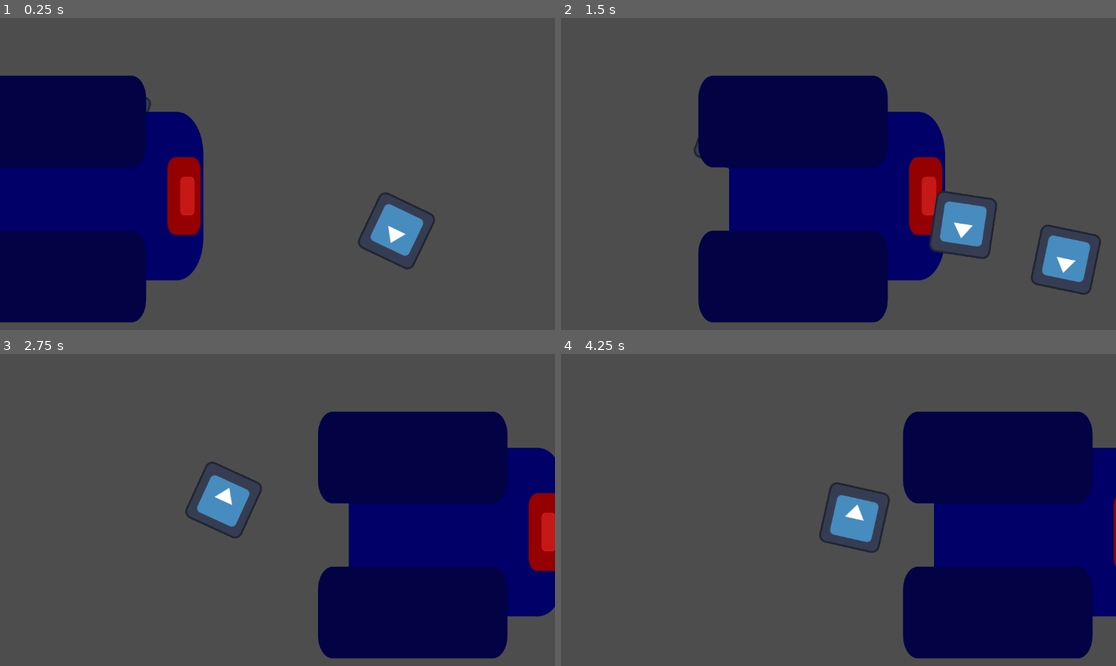
Above: before the commit, frames 1-4 (two rows, left to right).
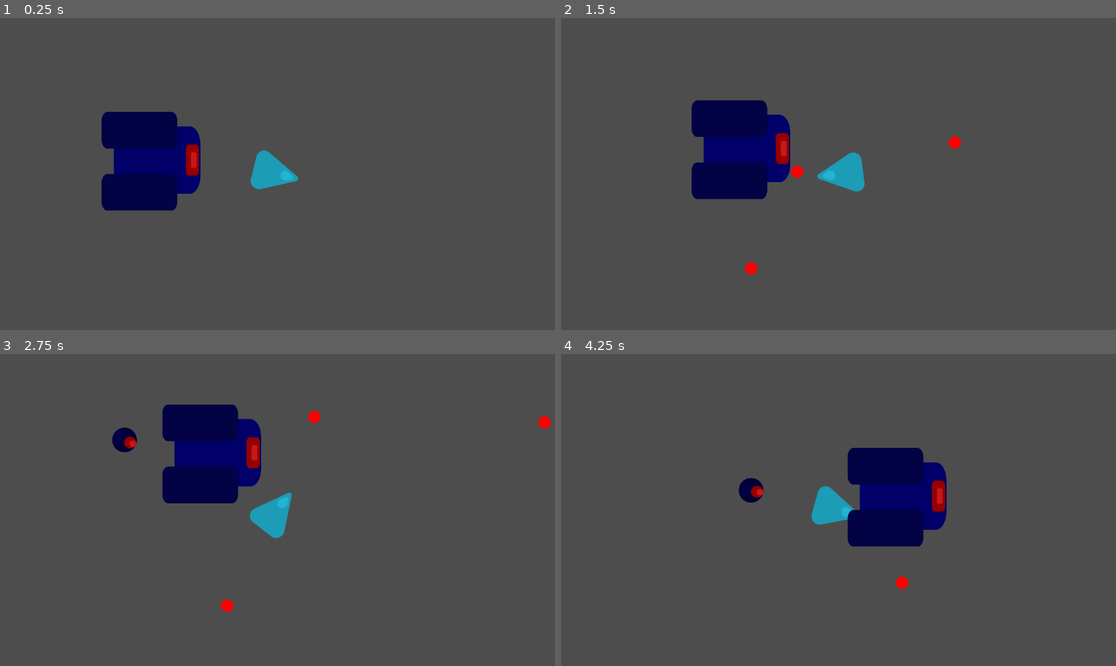
Above: after the commit, the same moments.

Repository: PedroJColon/brackysjam2024
Game: Godot game, scene res://scenes/sandbox.tscn
The game is run twice, just before and just after one commit, with the same random seed, the same clock (stepped at 60 frames per second) and the same inputs. The engine's default icon, where the game draws it, is replaced by a stand-in: a white triangle on a blue panel in a dark square.
Inputs (mouse positions are in pixels of both pictures, inside the frame that each line leads up to):
- Up to frame 1 (0.25 s): no input
- Up to frame 2 (1.5 s): move the mouse to (960, 158) at 0.52 s; hold D (move_right) 0.53-1.28 s; click (960, 158) at 0.6 s; move the mouse to (727, 189) at 1.27 s; hold S (move_down) from 1.28 s (still down); click (727, 189) at 1.35 s
- Up to frame 3 (2.75 s): move the mouse to (333, 441) at 2.02 s; release S (move_down) at 2.03 s; hold D (move_right) from 2.03 s (still down); click (333, 441) at 2.1 s
- Up to frame 4 (4.25 s): move the mouse to (810, 572) at 2.77 s; release D (move_right) at 2.78 s; hold W (move_up) 2.78-3.53 s; click (810, 572) at 2.85 s; move the mouse to (1005, 556) at 3.52 s; hold A (move_left) from 3.53 s (still down); click (1005, 556) at 3.6 s

The runs differ from the first frame. In frame 1, 26% of the frame differs, in the area x 0-79%, y 18-98%; in frame 2, 32%; in frame 3, 37%, in the area x 20-100%, y 16-98%; in frame 4, 32%.

Commit message:
Update scenes

Diff:
--- a/scenes/bullet.tscn
+++ b/scenes/bullet.tscn
@@ -1,7 +1,7 @@
 [gd_scene load_steps=4 format=3 uid="uid://cr6sl5bs4xhph"]
 
 [ext_resource type="Script" path="res://src/bullet.gd" id="1_0q36v"]
-[ext_resource type="Texture2D" uid="uid://bxpjhevftx7c2" path="res://icon.svg" id="1_87y67"]
+[ext_resource type="Texture2D" uid="uid://buj8qfdrist4w" path="res://assets/bullet.png" id="2_cq1sd"]
 
 [sub_resource type="CircleShape2D" id="CircleShape2D_ki74g"]
 radius = 50.0
@@ -10,7 +10,7 @@
 script = ExtResource("1_0q36v")
 
 [node name="Sprite2D" type="Sprite2D" parent="."]
-texture = ExtResource("1_87y67")
+texture = ExtResource("2_cq1sd")
 
 [node name="VisibleOnScreenNotifier2D" type="VisibleOnScreenNotifier2D" parent="."]
 
--- a/scenes/drone.tscn
+++ b/scenes/drone.tscn
@@ -1,7 +1,7 @@
 [gd_scene load_steps=6 format=3 uid="uid://cpicu3eeqeyvy"]
 
 [ext_resource type="Script" path="res://src/drone.gd" id="1_u4esf"]
-[ext_resource type="Texture2D" uid="uid://bxpjhevftx7c2" path="res://icon.svg" id="2_p6bal"]
+[ext_resource type="Texture2D" uid="uid://gjff4dgyfii5" path="res://assets/drone.png" id="2_x5ojy"]
 [ext_resource type="PackedScene" uid="uid://du5tjsu1aolsy" path="res://scenes/health.tscn" id="3_hrjhn"]
 
 [sub_resource type="RectangleShape2D" id="RectangleShape2D_vtfoh"]
@@ -9,6 +9,7 @@
 [sub_resource type="CircleShape2D" id="CircleShape2D_t6kxk"]
 
 [node name="drone" type="CharacterBody2D"]
+position = Vector2(0, -3)
 script = ExtResource("1_u4esf")
 
 [node name="CollisionShape2D" type="CollisionShape2D" parent="."]
@@ -16,7 +17,7 @@
 disabled = true
 
 [node name="Sprite2D" type="Sprite2D" parent="."]
-texture = ExtResource("2_p6bal")
+texture = ExtResource("2_x5ojy")
 
 [node name="Area2D" type="Area2D" parent="."]
 
--- a/scenes/player.tscn
+++ b/scenes/player.tscn
@@ -1,10 +1,13 @@
-[gd_scene load_steps=5 format=3 uid="uid://dqvh1yao2xovp"]
+[gd_scene load_steps=6 format=3 uid="uid://dqvh1yao2xovp"]
 
 [ext_resource type="Script" path="res://src/player.gd" id="1_prigt"]
-[ext_resource type="Texture2D" uid="uid://bxpjhevftx7c2" path="res://icon.svg" id="2_rjbuv"]
+[ext_resource type="Texture2D" uid="uid://c63200d6hiffj" path="res://assets/player.png" id="2_jhd13"]
 [ext_resource type="PackedScene" uid="uid://du5tjsu1aolsy" path="res://scenes/health.tscn" id="3_up1vg"]
 
 [sub_resource type="CircleShape2D" id="CircleShape2D_ii25i"]
+
+[sub_resource type="CircleShape2D" id="CircleShape2D_t8yjx"]
+radius = 40.7922
 
 [node name="Player" type="CharacterBody2D" groups=["player"]]
 position = Vector2(586, 330)
@@ -12,11 +15,22 @@
 
 [node name="CollisionShape2D" type="CollisionShape2D" parent="."]
 shape = SubResource("CircleShape2D_ii25i")
+disabled = true
 
 [node name="Sprite2D" type="Sprite2D" parent="."]
-texture = ExtResource("2_rjbuv")
+texture = ExtResource("2_jhd13")
 
 [node name="BulletSpawn" type="Marker2D" parent="."]
 position = Vector2(109, 0)
 
 [node name="Health" parent="." instance=ExtResource("3_up1vg")]
+
+[node name="Camera2D" type="Camera2D" parent="."]
+zoom = Vector2(0.4, 0.4)
+
+[node name="Area2D" type="Area2D" parent="."]
+
+[node name="CollisionShape2D" type="CollisionShape2D" parent="Area2D"]
+shape = SubResource("CircleShape2D_t8yjx")
+
+[connection signal="body_entered" from="Area2D" to="." method="_on_area_2d_body_entered"]
